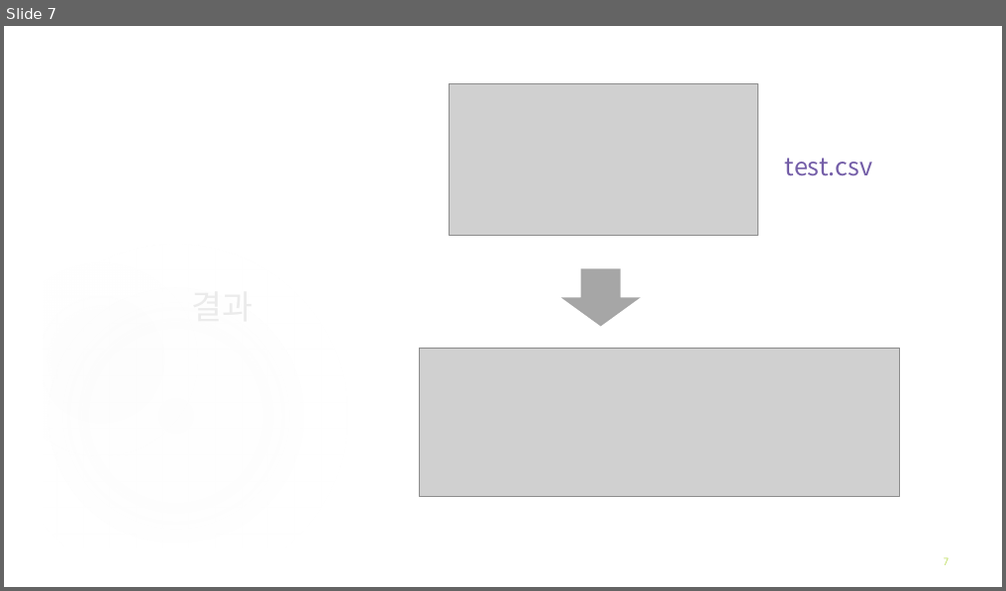
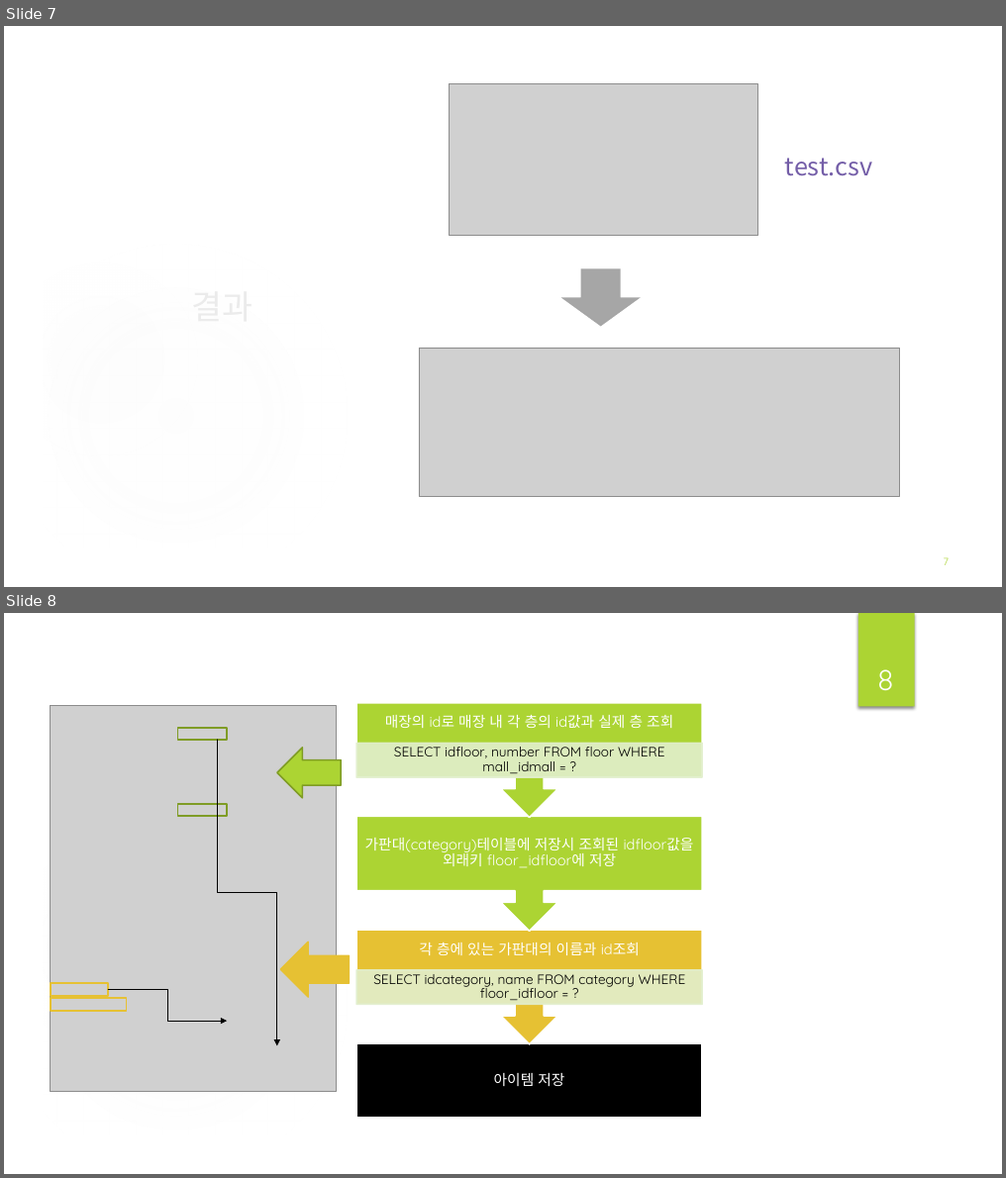
Before and after one commit to BerryWell/CapstoneDesign-2019-02, a slide deck: 제출자료/발표자료/발표 자료_13주차_12조.pptx. Shown one above the other, each under a label of ours: slide 7 before the commit, slides 7 and 8 after it. The pictures are 1006x591 and 1006x1178 pixels, drawn with LibreOffice and Linux fonts; fonts in the diff are those of the drawing; grey boxes stand for pictures; background and template pictures are left out. Boxes give left, top, right and bottom in pixels: in the first picture for what was removed or moved away, otherwise in the second. Text is boxed around its words. In the diff, an @@ line names an element or a change of style, - is before the commit and + after.

```diff
--- a/제출자료/발표자료/발표 자료_13주차_12조.pptx
+++ b/제출자료/발표자료/발표 자료_13주차_12조.pptx
@@ slide 8 added at [4,613,1002,1174], background picture (left out); not listed: 5 template elements that a slide beside it also shows @@
@@ group added at [4,613,1002,1174]: 3 freeform shapes, 1 rectangle @@
@@ page number added at [877,669,894,690], 28 pt, text #FFFFFF @@
+8
@@ right arrow added at [277,748,341,798], fill #ACD433, outline #7F9D26 1.5 pt @@
@@ group added at [356,703,703,1118]: 6 texts, 3 rectangles, 3 up arrow callouts @@
+아이템 저장
+각 층에 있는 가판대의 이름과 id조회
+SELECT idcategory, name FROM category WHERE floor_idfloor = ?
+가판대(category)테이블에 저장시 조회된 idfloor값을 외래키 floor_idfloor에 저장
+매장의 id로 매장 내 각 층의 id값과 실제 층 조회
+SELECT idfloor, number FROM floor WHERE mall_idmall = ?
@@ right arrow added at [281,943,350,998], fill #E6C133, outline #E6C133 1.5 pt @@
@@ group added at [51,705,337,1091]: 4 rectangles, 2 elbow arrows, 1 picture @@
```
Also in this commit, not shown: 1 other slide added, 1 slide removed, 4 other files.
